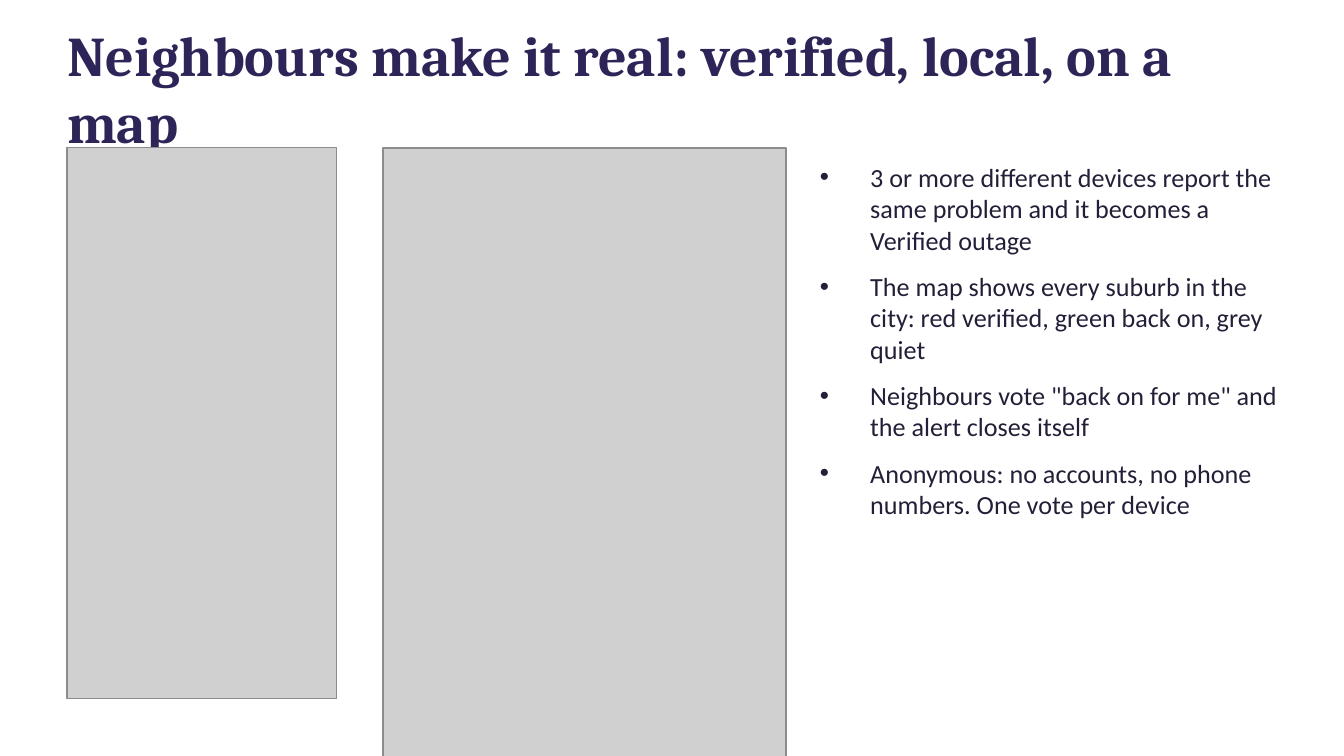
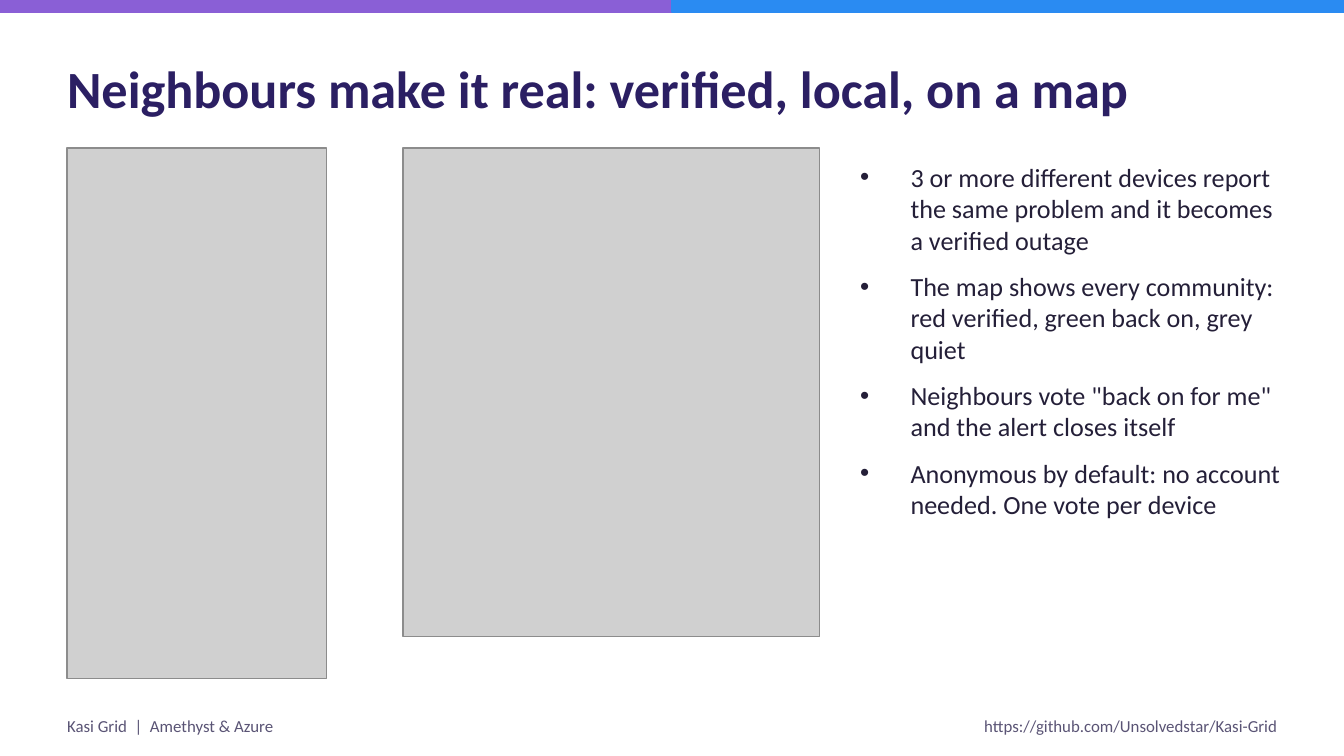
Before and after one commit to Unsolvedstar/Kasi-Grid, a slide deck: slide 5 of submission/Kasi-Grid-deck.pptx (slide 4 before the commit). Drawn at 1344x756 pixels with LibreOffice and Linux fonts; fonts in the diff are those of the drawing; grey boxes stand for pictures. Boxes give left, top, right and bottom in pixels: in the first picture for what was removed or moved away, otherwise in the second. Text is boxed around its words. In the diff, an @@ line names an element or a change of style, - is before the commit and + after.

```diff
--- a/submission/Kasi-Grid-deck.pptx
+++ b/submission/Kasi-Grid-deck.pptx
@@ rectangle added at (x1=0, y1=0, x2=1344, y2=12), fill #8A5FD6, outline #8A5FD6 1 pt @@
@@ rectangle added at (x1=672, y1=0, x2=1344, y2=12), fill #2A8BF2, outline #2A8BF2 1 pt @@
@@ text "Neighbours make it real: verified, ..." at (x1=67, y1=71, x2=1128, y2=117): size 30 to 28 pt, font Cambria to Calibri, text colour #2E2457 to #2B1F63 @@
@@ picture resized from (x1=67, y1=148, x2=336, y2=699) to (x1=67, y1=148, x2=327, y2=679) @@
@@ picture resized from (x1=383, y1=148, x2=786, y2=756) to (x1=403, y1=148, x2=820, y2=637) @@
@@ text "3 or more different devices ..." moved from (x1=870, y1=169, x2=1277, y2=519) to (x1=911, y1=169, x2=1280, y2=519) @@
@@ text at (x1=911, y1=169, x2=1274, y2=364): text changed @@
-• 3 or more different devices report the same problem and it becomes a Verified outage
-• The map shows every suburb in the city: red verified, green back on, grey quiet
+• 3 or more different devices report the same problem and it becomes a verified outage
+• The map shows every community: red verified, green back on, grey quiet
@@ text at (x1=911, y1=465, x2=1280, y2=519): text changed @@
-• Anonymous: no accounts, no phone numbers. One vote per device
+• Anonymous by default: no account needed. One vote per device
@@ text added at (x1=67, y1=720, x2=273, y2=735), 9 pt, text #5A5475 @@
+Kasi Grid | Amethyst & Azure
@@ text added at (x1=984, y1=720, x2=1277, y2=735), 9 pt, text #5A5475 @@
+https://github.com/Unsolvedstar/Kasi-Grid
```
Also in this commit, not shown: 9 other slides changed, 7 slides added, 4 slides removed, 43 other files.
